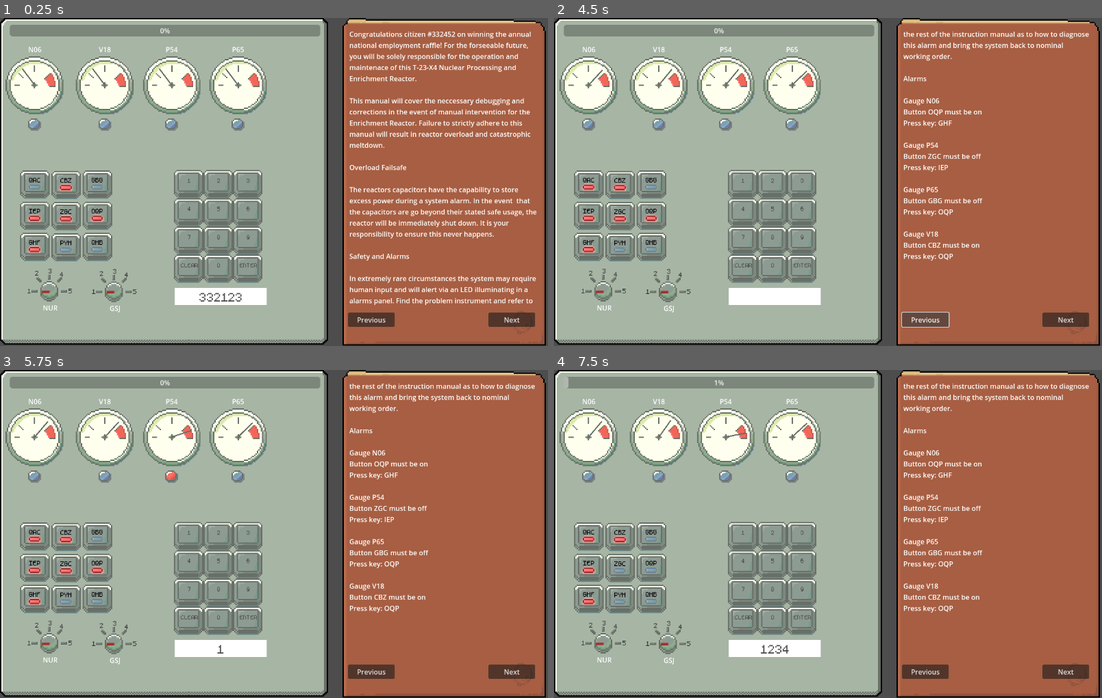
Above: before the commit, frames 1-4 (two rows, left to right).
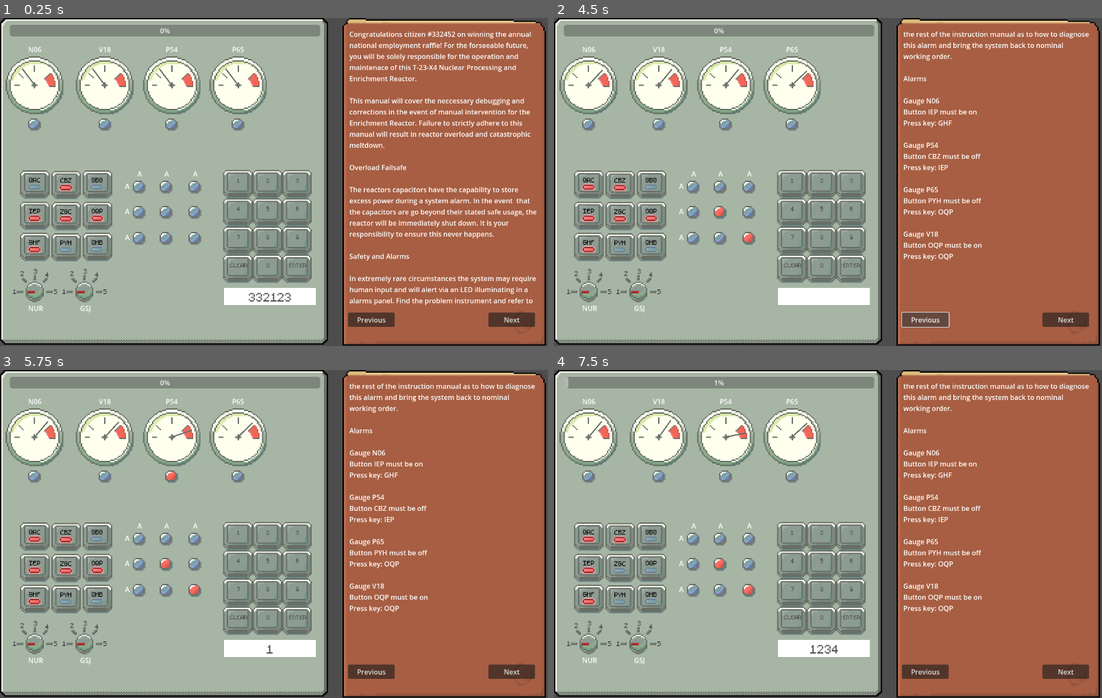
Above: after the commit, the same moments.

Repository: rmp135/GWJ-65
Game: Godot game, scene res://scenes/root.tscn
Two runs of this game, one before a commit and one after it. Both use one fixed random seed, a clock stepped at 60 frames per second and the inputs below.
Inputs (mouse positions are in pixels of both pictures, inside the frame that each line leads up to):
- Up to frame 1 (0.25 s): no input
- Up to frame 2 (4.5 s): click "Next" at 0.5 s; click "Next" at 1.25 s; click "ENTER" at 2 s; click "ENTER" at 2.75 s; click (586, 185) at 3.52 s; click "Previous" at 4.25 s
- Up to frame 3 (5.75 s): click "1" at 5 s
- Up to frame 4 (7.5 s): click "2" at 5.75 s; click "3" at 6.5 s; click "4" at 7.25 s

The runs differ from the first frame. In frame 1, 9.1% of the frame differs, in the area x 2-58%, y 46-90%; in frame 2, 9.4%; in frame 3, 9.4%; in frame 4, 9.5%, in the area x 2-79%, y 27-90%.

Commit message:
Renamed files.

Diff:
--- a/project.godot
+++ b/project.godot
@@ -17,7 +17,7 @@
 
 [autoload]
 
-NameGenerator="*res://NameGenerator.gd"
+NameGenerator="*res://globals/name_generator.gd"
 
 [display]
 
--- a/scenes/button_led.tscn
+++ b/scenes/button_led/button_led.tscn
@@ -1,10 +1,10 @@
 [gd_scene load_steps=11 format=3 uid="uid://c3p3nco4j15tj"]
 
-[ext_resource type="Script" path="res://scenes/button_led.gd" id="1_kcc8r"]
+[ext_resource type="Script" path="res://scenes/button_led/button_led.gd" id="1_kcc8r"]
 [ext_resource type="FontFile" uid="uid://enfp4afuixsa" path="res://sprites/m5x7.ttf" id="2_156qn"]
-[ext_resource type="Script" path="res://scenes/ButtonLEDIndicator.gd" id="4_58lk6"]
+[ext_resource type="Script" path="res://scenes/button_led/button_led_indicator.gd" id="4_58lk6"]
 [ext_resource type="Texture2D" uid="uid://dh3mlfs6d0uyb" path="res://sprites/spritesheet.png" id="4_v3uum"]
-[ext_resource type="Script" path="res://scenes/ButtonLEDActionable.gd" id="5_qapvl"]
+[ext_resource type="Script" path="res://scenes/button_led/button_led_actionable.gd" id="5_qapvl"]
 
 [sub_resource type="AtlasTexture" id="AtlasTexture_xicft"]
 atlas = ExtResource("4_v3uum")
--- a/buttongrid.tscn
+++ b/scenes/buttongrid/buttongrid.tscn
@@ -1,7 +1,7 @@
 [gd_scene load_steps=3 format=3 uid="uid://bp7al0ayyrxdl"]
 
-[ext_resource type="PackedScene" uid="uid://c3p3nco4j15tj" path="res://scenes/button_led.tscn" id="1_1cssm"]
-[ext_resource type="Script" path="res://buttongrid.gd" id="1_qgfq0"]
+[ext_resource type="PackedScene" uid="uid://c3p3nco4j15tj" path="res://scenes/button_led/button_led.tscn" id="1_1cssm"]
+[ext_resource type="Script" path="res://scenes/buttongrid/buttongrid.gd" id="1_qgfq0"]
 
 [node name="Node2D" type="Node2D"]
 script = ExtResource("1_qgfq0")
--- a/scenes/dial.tscn
+++ b/scenes/dial/dial.tscn
@@ -1,9 +1,9 @@
 [gd_scene load_steps=8 format=3 uid="uid://cjnr1s5yd3jrj"]
 
-[ext_resource type="Script" path="res://scenes/Dial.gd" id="1_mvgfb"]
+[ext_resource type="Script" path="res://scenes/dial/dial.gd" id="1_mvgfb"]
 [ext_resource type="Texture2D" uid="uid://dh3mlfs6d0uyb" path="res://sprites/spritesheet.png" id="2_7r1vm"]
 [ext_resource type="FontFile" uid="uid://enfp4afuixsa" path="res://sprites/m5x7.ttf" id="3_t2gv4"]
-[ext_resource type="Script" path="res://scenes/DialIndicator.gd" id="4_wytso"]
+[ext_resource type="Script" path="res://scenes/dial/dial_indicator.gd" id="4_wytso"]
 
 [sub_resource type="AtlasTexture" id="AtlasTexture_has0h"]
 atlas = ExtResource("2_7r1vm")
--- a/scenes/gauge.tscn
+++ b/scenes/gauge/gauge.tscn
@@ -1,8 +1,8 @@
 [gd_scene load_steps=5 format=3 uid="uid://dbqnwg310e52t"]
 
 [ext_resource type="Texture2D" uid="uid://dh3mlfs6d0uyb" path="res://sprites/spritesheet.png" id="1_4xa8j"]
-[ext_resource type="Script" path="res://scenes/gauge.gd" id="1_rhabp"]
-[ext_resource type="PackedScene" uid="uid://bi4spfdfn8pqe" path="res://scenes/led.tscn" id="3_w0pqo"]
+[ext_resource type="Script" path="res://scenes/gauge/gauge.gd" id="1_rhabp"]
+[ext_resource type="PackedScene" uid="uid://bi4spfdfn8pqe" path="res://scenes/led/led.tscn" id="3_w0pqo"]
 
 [sub_resource type="AtlasTexture" id="AtlasTexture_81erd"]
 atlas = ExtResource("1_4xa8j")
--- a/scenes/led.tscn
+++ b/scenes/led/led.tscn
@@ -1,7 +1,7 @@
 [gd_scene load_steps=6 format=3 uid="uid://bi4spfdfn8pqe"]
 
 [ext_resource type="Texture2D" uid="uid://dh3mlfs6d0uyb" path="res://sprites/spritesheet.png" id="1_ewg0q"]
-[ext_resource type="Script" path="res://scenes/led.gd" id="1_ypskl"]
+[ext_resource type="Script" path="res://scenes/led/led.gd" id="1_ypskl"]
 
 [sub_resource type="AtlasTexture" id="AtlasTexture_i10yb"]
 atlas = ExtResource("1_ewg0q")
--- /dev/null
+++ b/scenes/led_array/led_array.gd
@@ -0,0 +1 @@
+extends Node2D
--- /dev/null
+++ b/scenes/led_array/led_array.tscn
@@ -0,0 +1,86 @@
+[gd_scene load_steps=2 format=3 uid="uid://bptqmify5gwxy"]
+
+[ext_resource type="PackedScene" uid="uid://bi4spfdfn8pqe" path="res://scenes/led/led.tscn" id="1_k5i00"]
+
+[node name="LEDArray" type="Node2D"]
+position = Vector2(1, -1)
+
+[node name="LED" parent="." instance=ExtResource("1_k5i00")]
+position = Vector2(40, 73)
+
+[node name="LED2" parent="." instance=ExtResource("1_k5i00")]
+position = Vector2(103, 73)
+
+[node name="LED3" parent="." instance=ExtResource("1_k5i00")]
+position = Vector2(170, 73)
+
+[node name="LED4" parent="." instance=ExtResource("1_k5i00")]
+position = Vector2(40, 132)
+
+[node name="LED5" parent="." instance=ExtResource("1_k5i00")]
+position = Vector2(103, 132)
+flashing = true
+
+[node name="LED6" parent="." instance=ExtResource("1_k5i00")]
+position = Vector2(170, 132)
+
+[node name="LED7" parent="." instance=ExtResource("1_k5i00")]
+position = Vector2(40, 193)
+
+[node name="LED8" parent="." instance=ExtResource("1_k5i00")]
+position = Vector2(103, 193)
+
+[node name="LED9" parent="." instance=ExtResource("1_k5i00")]
+position = Vector2(170, 193)
+flashing = true
+
+[node name="Label" type="Label" parent="."]
+offset_left = 25.0
+offset_top = 30.0
+offset_right = 58.0
+offset_bottom = 53.0
+text = "A"
+horizontal_alignment = 1
+metadata/_edit_use_anchors_ = true
+
+[node name="Label2" type="Label" parent="."]
+offset_left = 88.0
+offset_top = 30.0
+offset_right = 121.0
+offset_bottom = 53.0
+text = "A"
+horizontal_alignment = 1
+metadata/_edit_use_anchors_ = true
+
+[node name="Label3" type="Label" parent="."]
+offset_left = 155.0
+offset_top = 30.0
+offset_right = 188.0
+offset_bottom = 53.0
+text = "A"
+horizontal_alignment = 1
+metadata/_edit_use_anchors_ = true
+
+[node name="Label4" type="Label" parent="."]
+offset_left = 7.0
+offset_top = 59.0
+offset_right = 40.0
+offset_bottom = 82.0
+text = "A"
+metadata/_edit_use_anchors_ = true
+
+[node name="Label5" type="Label" parent="."]
+offset_left = 7.0
+offset_top = 118.0
+offset_right = 40.0
+offset_bottom = 141.0
+text = "A"
+metadata/_edit_use_anchors_ = true
+
+[node name="Label6" type="Label" parent="."]
+offset_left = 7.0
+offset_top = 179.0
+offset_right = 40.0
+offset_bottom = 202.0
+text = "A"
+metadata/_edit_use_anchors_ = true
--- a/scenes/manual.tscn
+++ b/scenes/manual/manual.tscn
@@ -1,6 +1,6 @@
 [gd_scene load_steps=4 format=3 uid="uid://dfdc8m4o3u2j4"]
 
-[ext_resource type="Script" path="res://scenes/Manual.gd" id="1_ebhdm"]
+[ext_resource type="Script" path="res://scenes/manual/manual.gd" id="1_ebhdm"]
 [ext_resource type="Texture2D" uid="uid://dh3mlfs6d0uyb" path="res://sprites/spritesheet.png" id="2_jqre2"]
 
 [sub_resource type="AtlasTexture" id="AtlasTexture_ngoo3"]
--- a/scenes/numpad.tscn
+++ b/scenes/numpad/numpad.tscn
@@ -1,9 +1,9 @@
 [gd_scene load_steps=6 format=3 uid="uid://mbhtsefeaj2g"]
 
-[ext_resource type="Script" path="res://scenes/numpad.gd" id="1_fcu7m"]
-[ext_resource type="PackedScene" uid="uid://114trb5kklu0" path="res://scenes/numpad_number.tscn" id="2_oaqjr"]
+[ext_resource type="Script" path="res://scenes/numpad/numpad.gd" id="1_fcu7m"]
+[ext_resource type="PackedScene" uid="uid://114trb5kklu0" path="res://scenes/numpad/numpad_number.tscn" id="2_oaqjr"]
 [ext_resource type="FontFile" uid="uid://enfp4afuixsa" path="res://sprites/m5x7.ttf" id="2_s0k1r"]
-[ext_resource type="Script" path="res://scenes/NumpadActionable.gd" id="5_4iim5"]
+[ext_resource type="Script" path="res://scenes/numpad/numpad_actionable.gd" id="5_4iim5"]
 
 [sub_resource type="LabelSettings" id="LabelSettings_73kfd"]
 font = ExtResource("2_s0k1r")
--- a/scenes/numpad_number.tscn
+++ b/scenes/numpad/numpad_number.tscn
@@ -1,7 +1,7 @@
 [gd_scene load_steps=7 format=3 uid="uid://114trb5kklu0"]
 
 [ext_resource type="Texture2D" uid="uid://dh3mlfs6d0uyb" path="res://sprites/spritesheet.png" id="1_3insr"]
-[ext_resource type="Script" path="res://scenes/numpad_number.gd" id="2_sq4dd"]
+[ext_resource type="Script" path="res://scenes/numpad/numpad_number.gd" id="2_sq4dd"]
 [ext_resource type="FontFile" uid="uid://enfp4afuixsa" path="res://sprites/m5x7.ttf" id="3_5s1j3"]
 
 [sub_resource type="AtlasTexture" id="AtlasTexture_s1nmo"]
--- a/scenes/root.tscn
+++ b/scenes/root.tscn
@@ -1,12 +1,13 @@
-[gd_scene load_steps=9 format=3 uid="uid://d4kvb2gxy0lg8"]
+[gd_scene load_steps=10 format=3 uid="uid://d4kvb2gxy0lg8"]
 
 [ext_resource type="Texture2D" uid="uid://dh3mlfs6d0uyb" path="res://sprites/spritesheet.png" id="1_2oaot"]
-[ext_resource type="Script" path="res://scenes/FaultManager.gd" id="1_wbqnj"]
-[ext_resource type="PackedScene" path="res://buttongrid.tscn" id="2_1gigs"]
-[ext_resource type="PackedScene" uid="uid://dfdc8m4o3u2j4" path="res://scenes/manual.tscn" id="3_dsrae"]
-[ext_resource type="PackedScene" uid="uid://dbqnwg310e52t" path="res://scenes/gauge.tscn" id="4_n6vnv"]
-[ext_resource type="PackedScene" uid="uid://cjnr1s5yd3jrj" path="res://scenes/dial.tscn" id="6_gwqmf"]
-[ext_resource type="PackedScene" uid="uid://mbhtsefeaj2g" path="res://scenes/numpad.tscn" id="7_swmsy"]
+[ext_resource type="Script" path="res://globals/fault_manager.gd" id="1_wbqnj"]
+[ext_resource type="PackedScene" uid="uid://bp7al0ayyrxdl" path="res://scenes/buttongrid/buttongrid.tscn" id="2_1gigs"]
+[ext_resource type="PackedScene" uid="uid://dfdc8m4o3u2j4" path="res://scenes/manual/manual.tscn" id="3_dsrae"]
+[ext_resource type="PackedScene" uid="uid://dbqnwg310e52t" path="res://scenes/gauge/gauge.tscn" id="4_n6vnv"]
+[ext_resource type="PackedScene" uid="uid://cjnr1s5yd3jrj" path="res://scenes/dial/dial.tscn" id="6_gwqmf"]
+[ext_resource type="PackedScene" uid="uid://bptqmify5gwxy" path="res://scenes/led_array/led_array.tscn" id="7_etxld"]
+[ext_resource type="PackedScene" uid="uid://mbhtsefeaj2g" path="res://scenes/numpad/numpad.tscn" id="7_swmsy"]
 
 [sub_resource type="AtlasTexture" id="AtlasTexture_dluik"]
 atlas = ExtResource("1_2oaot")
@@ -44,19 +45,22 @@
 position = Vector2(245, 129)
 
 [node name="Dial" parent="." instance=ExtResource("6_gwqmf")]
-position = Vector2(34, 577)
+position = Vector2(0, 578)
 
 [node name="Dial2" parent="." instance=ExtResource("6_gwqmf")]
-position = Vector2(185, 578)
+position = Vector2(116, 578)
 
 [node name="Numpad" parent="." instance=ExtResource("7_swmsy")]
-position = Vector2(404, 356)
+position = Vector2(519, 356)
 
 [node name="ProgressBar" type="ProgressBar" parent="."]
 offset_left = 23.0
 offset_top = 16.0
 offset_right = 748.0
 offset_bottom = 43.0
+
+[node name="LEDArray" parent="." instance=ExtResource("7_etxld")]
+position = Vector2(285, 323)
 
 [node name="FaultManager" type="Node" parent="." node_paths=PackedStringArray("manual")]
 script = ExtResource("1_wbqnj")
Renamed: scenes/FaultManager.gd -> globals/fault_manager.gd
Renamed: NameGenerator.gd -> globals/name_generator.gd
Renamed: scenes/button_led.gd -> scenes/button_led/button_led.gd
Renamed: scenes/ButtonLEDActionable.gd -> scenes/button_led/button_led_actionable.gd
Renamed: scenes/ButtonLEDIndicator.gd -> scenes/button_led/button_led_indicator.gd
Renamed: buttongrid.gd -> scenes/buttongrid/buttongrid.gd
Renamed: scenes/Dial.gd -> scenes/dial/dial.gd
Renamed: scenes/DialIndicator.gd -> scenes/dial/dial_indicator.gd
Renamed: scenes/gauge.gd -> scenes/gauge/gauge.gd
Renamed: scenes/led.gd -> scenes/led/led.gd
Renamed: scenes/Manual.gd -> scenes/manual/manual.gd
Renamed: scenes/numpad.gd -> scenes/numpad/numpad.gd
(and 2 more such lines)
